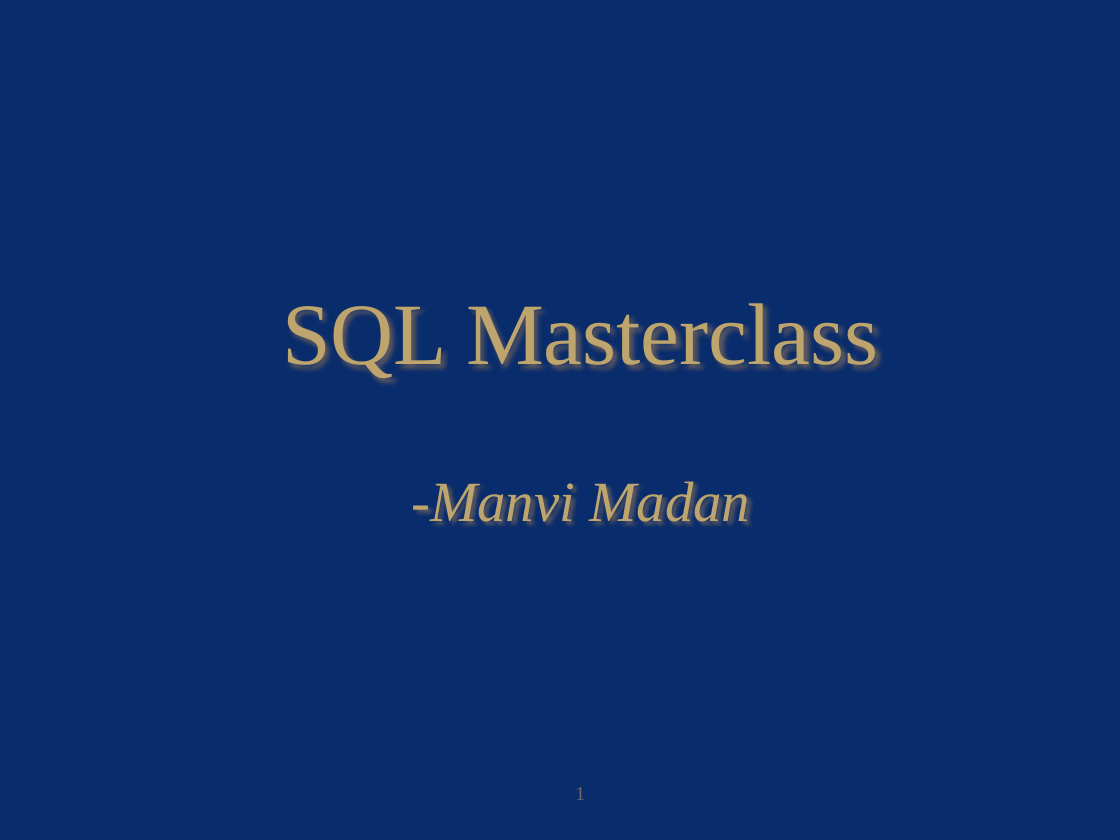
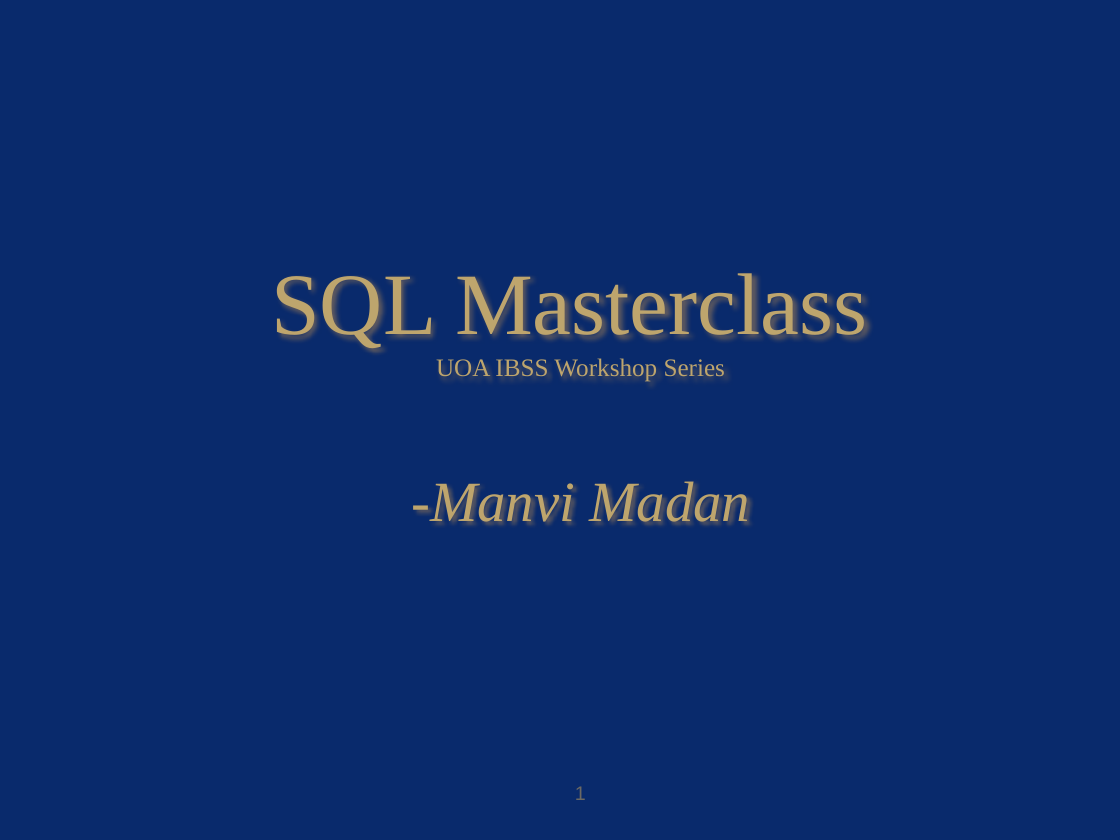
Before and after one commit to manvimadandotai/SQL_Masterclass_UoAIBSS, a slide deck: slide 1 of SQL_Masterclass_UoAIBSS.pptx. Drawn at 1120x840 pixels with LibreOffice and Linux fonts; fonts in the diff are those of the drawing; background and template pictures are left out. Boxes give left, top, right and bottom in pixels: in the first picture for what was removed or moved away, otherwise in the second. Text is boxed around its words. In the diff, an @@ line names an element or a change of style, - is before the commit and + after.

Commit message:
updated version of the ppt

```diff
--- a/SQL_Masterclass_UoAIBSS.pptx
+++ b/SQL_Masterclass_UoAIBSS.pptx
@@ title at box(436, 358, 725, 382): paragraph added @@
+UOA IBSS Workshop Series
@@ page number at box(575, 786, 586, 800): font Times New Roman to Arial @@
```
Also in this commit, not shown: 20 other slides changed, 7 slides added, 6 slides removed.
